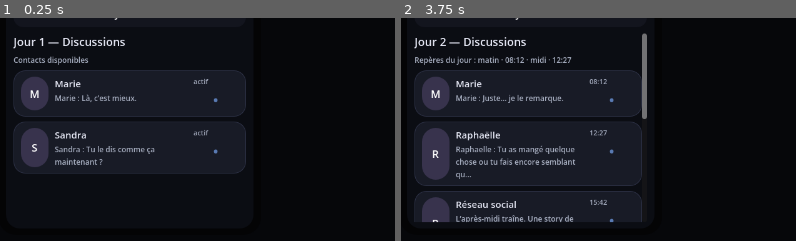
Above: before the commit, frames 1-2 (left to right).
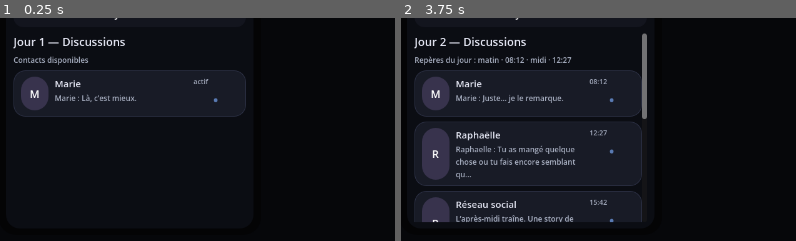
Above: after the commit, the same moments.

Repository: ludowww/reseau-intime
Game: Godot game, scene res://scenes/Main.tscn
Same seed, same stepped clock (60 frames per second), same inputs: the game is played once before the commit and once after it.
Inputs:
- Up to frame 1 (0.25 s): no input
- Up to frame 2 (3.75 s): click "Messages" at 0.5 s; click "Debug" at 1.25 s; click "Debug ✓" at 2 s; click "Jour 1" at 2.75 s; click "Jour 2" at 3.5 s
The pictures show only the part of the screen within x 0-50%, y 50-100%; the shares and areas given below are measured in that part.

The runs differ from the first frame. In frame 1, 2.4% of the frame differs, in the area x 3-63%, y 46-70%; in frame 2, nothing differs.

Commit message:
feat: gate day 1 Sandra notification by time

Diff:
--- a/game/data/conversations/chapter_01_index.json
+++ b/game/data/conversations/chapter_01_index.json
@@ -42,5 +42,24 @@
     "Sandra attachment can move lightly without route lock.",
     "Mathilde is only indirectly seeded through Marie.",
     "No group/photo/casting-wide unlock should happen in chapter 1."
-  ]
+  ],
+  "conversation_availability": {
+    "initial_conversation_ids": [
+      "chapter_01_marie"
+    ],
+    "locked_conversation_ids": [
+      "chapter_01_sandra"
+    ],
+    "unlocks": {
+      "chapter_01_sandra": {
+        "after_conversation_completed": "chapter_01_marie",
+        "time_label": "22:57",
+        "pending": true,
+        "notification": {
+          "title": "Sandra",
+          "body": "Mon téléphone vient de me ressortir ça."
+        }
+      }
+    }
+  }
 }
--- a/game/data/conversations/chapter_01_marie.json
+++ b/game/data/conversations/chapter_01_marie.json
@@ -208,7 +208,7 @@
               "id": "msg_marie_018",
               "sender": "marie",
               "time_label": "18:18",
-              "text": "Vrai 19h15 ou 19h15 avec ton “j’arrive” qui veut dire “je pars dans vingt minutes” ?"
+              "text": "Vrai 19h15 ou 19h15 avec ton “j’arrive” qui veut dire “je pars dans vingt minutes” ? 🙄"
             }
           ]
         }
@@ -428,7 +428,7 @@
               "id": "msg_marie_040",
               "sender": "marie",
               "time_label": "18:25",
-              "text": "Tu as demandé trois fois qui était le frère."
+              "text": "Tu as demandé trois fois qui était le frère 🙄"
             }
           ]
         }
@@ -465,7 +465,7 @@
       "choices": [
         {
           "id": "choice_from_msg_marie_043",
-          "text": "D’accord.",
+          "text": "D’accord 🙂",
           "tone": "guided_reply",
           "source_message_id": "msg_marie_043",
           "time_label": "18:26"
@@ -480,7 +480,7 @@
       "choices": [
         {
           "id": "choice_from_msg_marie_044",
-          "text": "Je plaide coupable.",
+          "text": "Je plaide coupable 😅",
           "tone": "guided_reply",
           "source_message_id": "msg_marie_044",
           "time_label": "18:26"
@@ -870,7 +870,7 @@
               "id": "msg_marie_234",
               "sender": "marie",
               "time_label": "18:36",
-              "text": "Ne lui répète jamais ça."
+              "text": "Ne lui répète jamais ça 🙂"
             }
           ]
         }
@@ -899,7 +899,7 @@
               "id": "msg_marie_237",
               "sender": "marie",
               "time_label": "18:37",
-              "text": "Il ne m’en reste déjà pas beaucoup."
+              "text": "Il ne m’en reste déjà pas beaucoup 😅"
             }
           ]
         }
@@ -1139,7 +1139,7 @@
               "id": "msg_marie_259",
               "sender": "marie",
               "time_label": "18:44",
-              "text": "Tu vas devenir charmant, on n’a pas prévu ça au planning."
+              "text": "Tu vas devenir charmant, on n’a pas prévu ça au planning 😅"
             }
           ]
         }
@@ -1338,7 +1338,7 @@
       "choices": [
         {
           "id": "choice_from_msg_marie_278",
-          "text": "Message reçu.",
+          "text": "Message reçu 🙂",
           "tone": "guided_reply",
           "source_message_id": "msg_marie_278",
           "time_label": "18:51",
--- a/game/data/conversations/chapter_01_sandra.json
+++ b/game/data/conversations/chapter_01_sandra.json
@@ -185,7 +185,7 @@
               "id": "msg_sandra_015",
               "sender": "sandra",
               "time_label": "23:01",
-              "text": "N’exagère pas."
+              "text": "N’exagère pas 😅"
             },
             {
               "id": "msg_sandra_016",
@@ -573,7 +573,7 @@
               "id": "msg_sandra_051",
               "sender": "sandra",
               "time_label": "23:13",
-              "text": "Tu es pénible."
+              "text": "Tu es pénible 🙂"
             }
           ]
         }
@@ -861,7 +861,7 @@
               "id": "msg_sandra_078",
               "sender": "sandra",
               "time_label": "23:22",
-              "text": "Encore pire."
+              "text": "Encore pire 😅"
             }
           ]
         }
@@ -1209,7 +1209,7 @@
       "choices": [
         {
           "id": "choice_from_msg_sandra_216",
-          "text": "Trop tard.",
+          "text": "Trop tard 😅",
           "tone": "guided_reply",
           "source_message_id": "msg_sandra_216",
           "time_label": "23:13",
@@ -1659,7 +1659,7 @@
               "id": "msg_sandra_257",
               "sender": "sandra",
               "time_label": "23:27",
-              "text": "Phrase adulte."
+              "text": "Phrase adulte 🙂"
             }
           ]
         }
@@ -1783,7 +1783,7 @@
       "choices": [
         {
           "id": "choice_from_msg_sandra_269",
-          "text": "Trop tard.",
+          "text": "Trop tard 😅",
           "tone": "guided_reply",
           "source_message_id": "msg_sandra_269",
           "time_label": "23:31",
@@ -1838,7 +1838,7 @@
               "id": "msg_sandra_274",
               "sender": "sandra",
               "time_label": "23:32",
-              "text": "Je vais vraiment regretter cette photo."
+              "text": "Je vais vraiment regretter cette photo 🙂"
             }
           ]
         }
@@ -2563,7 +2563,7 @@
               "id": "msg_sandra_343",
               "sender": "sandra",
               "time_label": "23:55",
-              "text": "Ne fais pas une fête."
+              "text": "Ne fais pas une fête 😅"
             }
           ]
         }
--- a/game/scripts/ui/ConversationView.gd
+++ b/game/scripts/ui/ConversationView.gd
@@ -2,6 +2,7 @@
 
 signal choice_selected(choice: Dictionary)
 signal segment_changed(day_value, conversation_id: String, segment_id: String)
+signal conversation_completed(day_value, conversation_id: String)
 
 const BACKGROUND_COLOR := Color(0.05, 0.06, 0.09)
 const HEADER_COLOR := Color(0.09, 0.10, 0.14)
@@ -98,6 +99,7 @@
 		"show_empty_hint": true,
 		"sequence_in_progress": false,
 		"sequence_complete": false,
+		"completion_emitted": false,
 		"render_phase": "segment",
 		"initialized": false,
 	}
@@ -191,6 +193,7 @@
 	active_state["sequence_in_progress"] = false
 	if not _show_choices_for_segment(data):
 		active_state["sequence_complete"] = true
+		_emit_conversation_completed_once()
 
 func _show_choices_for_segment(data: Dictionary, show_empty_hint := true, persist_state := true) -> bool:
 	choice_buttons.clear()
@@ -282,6 +285,7 @@
 			return
 	active_state["sequence_in_progress"] = false
 	active_state["sequence_complete"] = true
+	_emit_conversation_completed_once()
 
 func _render_segment_messages_with_typing(data: Dictionary, conversation_id: String, token: int) -> void:
 	_clear_node(choice_area)
@@ -319,6 +323,13 @@
 		await _auto_advance_segments_until_choice(conversation_id, token)
 	else:
 		active_state["sequence_complete"] = true
+		_emit_conversation_completed_once()
+
+func _emit_conversation_completed_once() -> void:
+	if bool(active_state.get("completion_emitted", false)):
+		return
+	active_state["completion_emitted"] = true
+	conversation_completed.emit(current_conversation.get("day", current_conversation.get("chapter", null)), _parent_conversation_id())
 
 func _flatten_choice_followup_queue(choice: Dictionary) -> Array:
 	var queue: Array = []
--- a/game/scripts/ui/PhonePrototype.gd
+++ b/game/scripts/ui/PhonePrototype.gd
@@ -21,6 +21,9 @@
 var notification_label: Label
 var current_day_value = null
 var pending_conversation_ids: Dictionary = {}
+var unlocked_conversation_ids_by_day: Dictionary = {}
+var notification_target_conversation_id := ""
+var notification_target_day_value = null
 
 func _ready() -> void:
 	if DataLoader.chapter_indexes.is_empty():
@@ -53,6 +56,7 @@
 	conversation_view.size_flags_vertical = Control.SIZE_EXPAND_FILL
 	conversation_view.choice_selected.connect(_on_choice_selected)
 	conversation_view.segment_changed.connect(_on_segment_changed)
+	conversation_view.conversation_completed.connect(_on_conversation_completed)
 	root.add_child(conversation_view)
 
 	debug_scroll = ScrollContainer.new()
@@ -136,13 +140,18 @@
 	var debug_button := _add_button(nav, "Debug")
 	debug_button.pressed.connect(func(): _toggle_debug(debug_button))
 	var reset_button := _add_button(nav, "Reset")
-	reset_button.pressed.connect(func(): GameState.reset_state(); conversation_view.reset_ui_state(); pending_conversation_ids.clear(); _hide_notification(); _render_conversations(current_day_value); debug_panel.refresh())
+	reset_button.pressed.connect(func(): GameState.reset_state(); conversation_view.reset_ui_state(); pending_conversation_ids.clear(); unlocked_conversation_ids_by_day.clear(); _hide_notification(); _render_conversations(current_day_value); debug_panel.refresh())
 
 func _add_notification_banner(parent: Node) -> void:
 	notification_banner = PanelContainer.new()
 	notification_banner.visible = false
+	notification_banner.mouse_filter = Control.MOUSE_FILTER_STOP
 	notification_banner.size_flags_horizontal = Control.SIZE_EXPAND_FILL
 	notification_banner.add_theme_stylebox_override("panel", _panel_style(Color(0.10, 0.14, 0.20), 16))
+	notification_banner.gui_input.connect(func(event):
+		if event is InputEventMouseButton and event.pressed and event.button_index == MOUSE_BUTTON_LEFT:
+			_open_notification_target()
+	)
 	parent.add_child(notification_banner)
 	notification_label = Label.new()
 	notification_label.text = ""
@@ -221,7 +230,8 @@
 				by_id[conversation_id] = entry
 	var contacts: Array = []
 	for entry in by_id.values():
-		contacts.append(entry)
+		if _is_conversation_available(day_value, entry):
+			contacts.append(entry)
 	return contacts
 
 func _moment_metadata_by_conversation_id(day_value) -> Dictionary:
@@ -301,6 +311,8 @@
 
 func _open_conversation(day_value, conversation: Dictionary) -> void:
 	var conversation_id := _conversation_id(conversation)
+	if not _is_conversation_available(day_value, conversation):
+		return
 	_clear_pending_for_conversation(conversation_id)
 	_mark_other_conversations_pending(day_value, conversation_id)
 	var segment_id := str(conversation.get("_current_segment_id", conversation.get("id", "")))
@@ -315,12 +327,12 @@
 		var conversation_id := _conversation_id(conversation)
 		if conversation_id == opened_conversation_id:
 			continue
-		if _collect_messages(conversation).is_empty():
+		if _collect_messages(conversation).is_empty() or not _is_conversation_available(day_value, conversation):
 			continue
 		if not bool(pending_conversation_ids.get(conversation_id, false)):
 			pending_conversation_ids[conversation_id] = true
 			if not announced:
-				_show_notification("Nouveau message — %s" % _conversation_name(conversation))
+				_show_conversation_notification(day_value, conversation_id, "Nouveau message", "Nouveau message — %s" % _conversation_name(conversation))
 				announced = true
 
 func _clear_pending_for_conversation(conversation_id: String) -> void:
@@ -329,6 +341,77 @@
 	if pending_conversation_ids.is_empty():
 		_hide_notification()
 
+func _on_conversation_completed(day_value, conversation_id: String) -> void:
+	_unlock_conversations_after_completion(day_value, conversation_id)
+	debug_panel.refresh()
+
+func _unlock_conversations_after_completion(day_value, completed_conversation_id: String) -> void:
+	var availability := _conversation_availability_for_day(day_value)
+	var unlocks: Dictionary = availability.get("unlocks", {})
+	for target_id in unlocks.keys():
+		var rule: Dictionary = unlocks[target_id]
+		if str(rule.get("after_conversation_completed", "")) != completed_conversation_id:
+			continue
+		if _unlock_conversation(day_value, str(target_id)):
+			pending_conversation_ids[str(target_id)] = true
+			var notification: Dictionary = rule.get("notification", {})
+			_show_conversation_notification(day_value, str(target_id), str(notification.get("title", target_id)), str(notification.get("body", "Nouveau message de %s" % target_id)))
+	if current_day_value != null and str(current_day_value) == str(day_value):
+		_render_conversations(day_value)
+
+func _unlock_conversation(day_value, conversation_id: String) -> bool:
+	var day_key := str(day_value)
+	if not unlocked_conversation_ids_by_day.has(day_key):
+		unlocked_conversation_ids_by_day[day_key] = {}
+	var day_unlocks: Dictionary = unlocked_conversation_ids_by_day[day_key]
+	if bool(day_unlocks.get(conversation_id, false)):
+		return false
+	day_unlocks[conversation_id] = true
+	unlocked_conversation_ids_by_day[day_key] = day_unlocks
+	return true
+
+func _available_conversation_ids_for_day(day_value) -> Array:
+	var availability := _conversation_availability_for_day(day_value)
+	var initial_ids: Array = availability.get("initial_conversation_ids", [])
+	if initial_ids.is_empty():
+		return []
+	var ids: Array = []
+	for conversation_id in initial_ids:
+		_add_unique(ids, str(conversation_id))
+	var day_unlocks: Dictionary = unlocked_conversation_ids_by_day.get(str(day_value), {})
+	for conversation_id in day_unlocks.keys():
+		if bool(day_unlocks[conversation_id]):
+			_add_unique(ids, str(conversation_id))
+	return ids
+
+func _is_conversation_available(day_value, conversation: Dictionary) -> bool:
+	var availability := _conversation_availability_for_day(day_value)
+	if availability.is_empty():
+		return true
+	var conversation_id := _conversation_id(conversation)
+	return _available_conversation_ids_for_day(day_value).has(conversation_id)
+
+func _conversation_availability_for_day(day_value) -> Dictionary:
+	return DataLoader.get_index_for_day(day_value).get("conversation_availability", {})
+
+func _show_conversation_notification(day_value, conversation_id: String, title: String, body: String) -> void:
+	notification_target_day_value = day_value
+	notification_target_conversation_id = conversation_id
+	_show_notification("%s — %s" % [title, body])
+	var expected_target := notification_target_conversation_id
+	await get_tree().create_timer(4.0).timeout
+	if notification_target_conversation_id == expected_target:
+		_hide_notification()
+
+func _open_notification_target() -> void:
+	if notification_target_conversation_id == "" or notification_target_day_value == null:
+		return
+	for conversation in _collect_contact_conversations_for_day(notification_target_day_value):
+		if _conversation_id(conversation) == notification_target_conversation_id:
+			_open_conversation(notification_target_day_value, conversation)
+			_hide_notification()
+			return
+
 func _show_notification(text: String) -> void:
 	if notification_banner == null or notification_label == null:
 		return
@@ -339,6 +422,8 @@
 	if notification_banner == null:
 		return
 	notification_banner.visible = false
+	notification_target_conversation_id = ""
+	notification_target_day_value = null
 	if notification_label != null:
 		notification_label.text = ""
 
Not shown, changed: tests/test_godot_prototype_static.py
